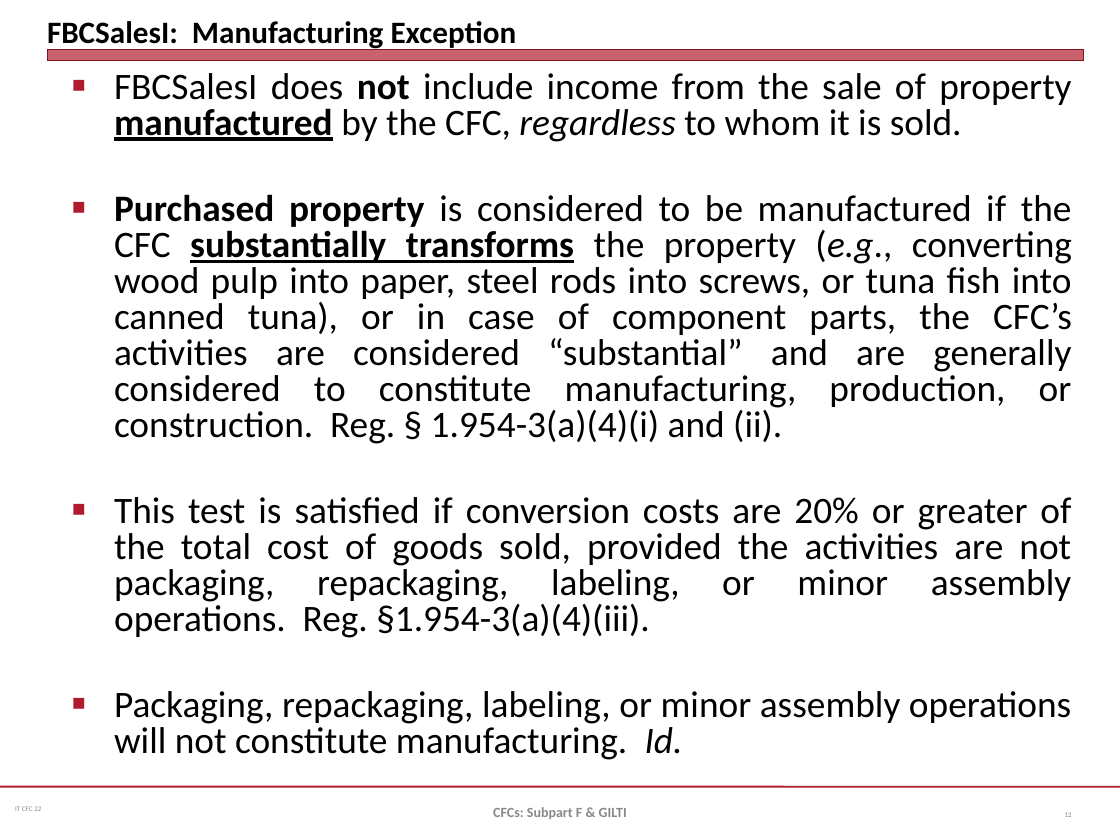
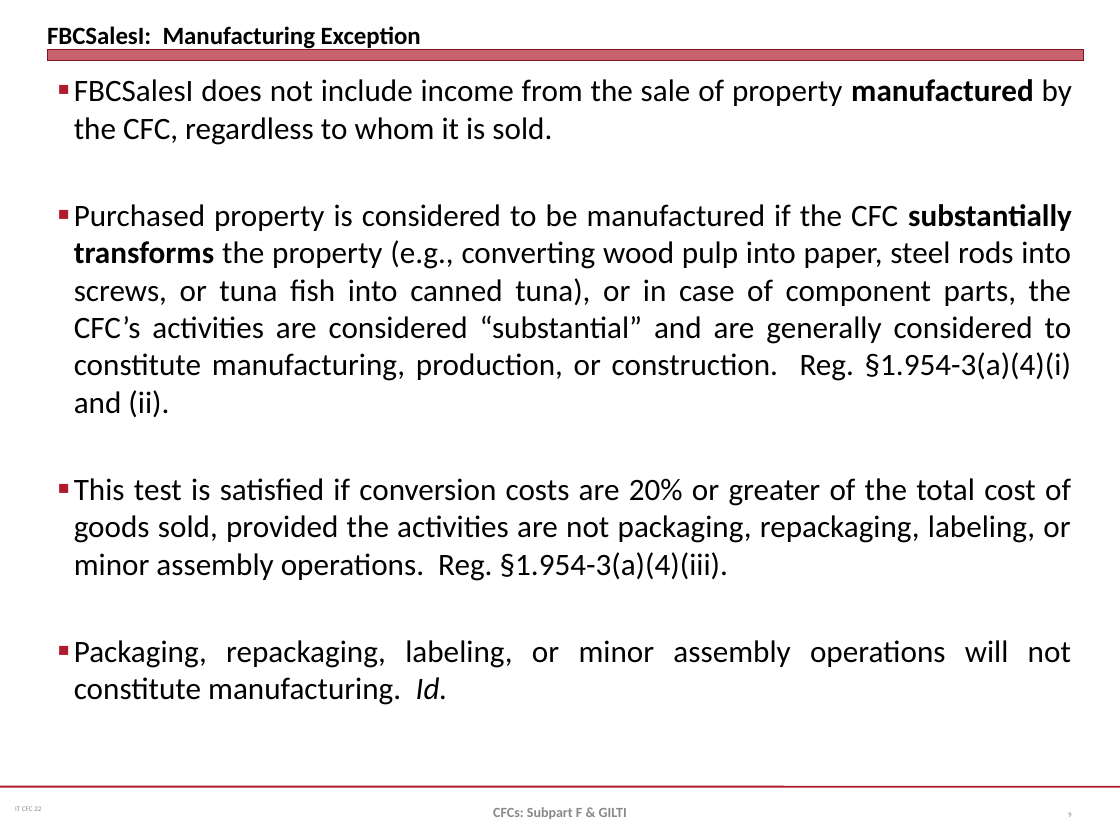
Before and after one commit to jmc877/International-Tax, a slide deck: slide 9 of slides/IT_CFC_22_1.pptx (slide 12 before the commit). Drawn at 1120x840 pixels with LibreOffice and Linux fonts; fonts in the diff are those of the drawing. Boxes give left, top, right and bottom in pixels: in the first picture for what was removed or moved away, otherwise in the second. Text is boxed around its words. In the diff, an @@ line names an element or a change of style, - is before the commit and + after.

```diff
--- a/slides/IT_CFC_22_1.pptx
+++ b/slides/IT_CFC_22_1.pptx
@@ title "FBCSalesI: Manufacturing Exception" at bbox=[47, 26, 421, 50]: size 20 to 16 pt @@
@@ text at bbox=[74, 79, 1072, 705]: size 24 to 20 pt in "FBCSalesI does not include income from the ...", "This test is satisfied if conversion costs ...", "Packaging, repackaging, labeling, or minor assembly operatio ..."; bold off in "not"; italic off in "regardless"; underline off in "manufactured"; indent changed; line spacing 0.8 to 1 @@
@@ text at bbox=[74, 204, 1072, 417]: text changed; size 24 to 20 pt @@
-■ Purchased property is considered to be manufactured if the CFC substantially transforms the property (e.g., converting wood pulp into paper, steel rods into screws, or tuna fish into canned tuna), or in case of component parts, the CFC’s activities are considered “substantial” and are generally considered to constitute manufacturing, production, or construction. Reg. § 1.954-3(a)(4)(i) and (ii).
+■ Purchased property is considered to be manufactured if the CFC substantially transforms the property (e.g., converting wood pulp into paper, steel rods into screws, or tuna fish into canned tuna), or in case of component parts, the CFC’s activities are considered “substantial” and are generally considered to constitute manufacturing, production, or construction. Reg. §1.954-3(a)(4)(i) and (ii).
@@ page number at bbox=[1068, 812, 1072, 817]: text changed @@
-12
+9
```
Also in this commit, not shown: 16 other slides changed, 7 slides added, 2 slides removed, 2 other files.
